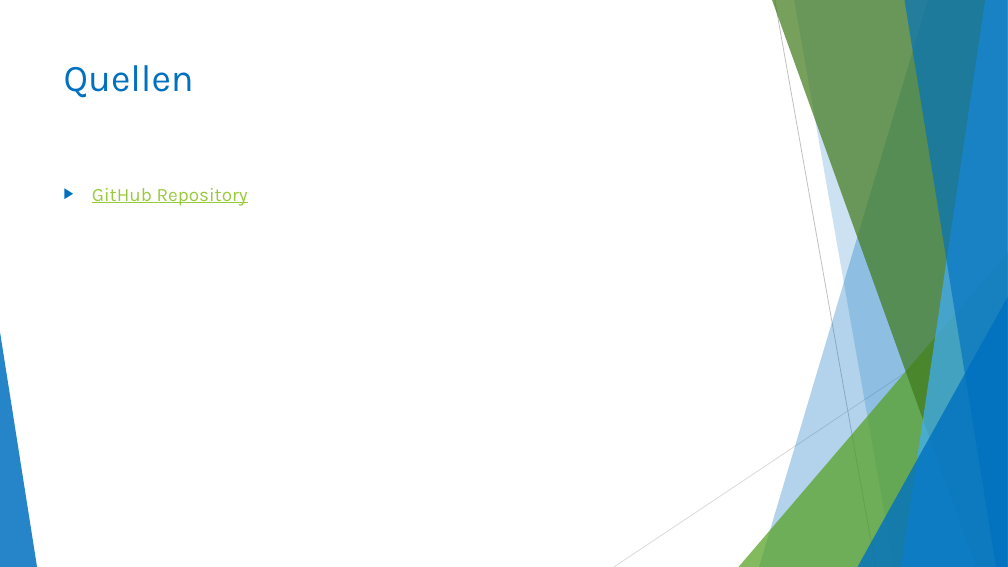
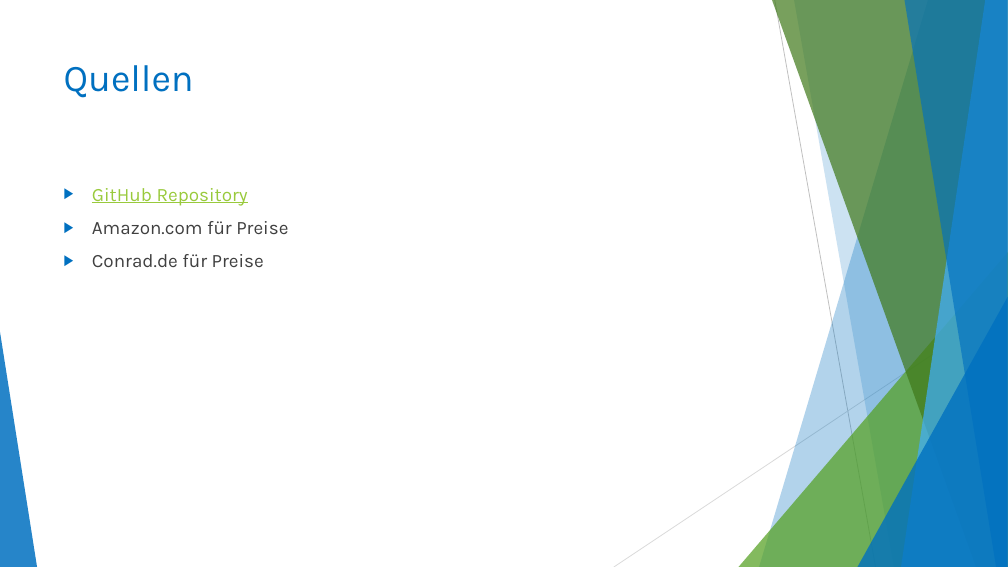
Before and after one commit to dariorthan/ESP32_NetworkFaultTester, a slide deck: slide 12 of CodeDoku/NetworkFaultTester_CodeOverview.pptx (slide 10 before the commit). Drawn at 1008x567 pixels with LibreOffice and Linux fonts; fonts in the diff are those of the drawing. Boxes give left, top, right and bottom in pixels: in the first picture for what was removed or moved away, otherwise in the second. Text is boxed around its words. In the diff, an @@ line names an element or a change of style, - is before the commit and + after.

```diff
--- a/CodeDoku/NetworkFaultTester_CodeOverview.pptx
+++ b/CodeDoku/NetworkFaultTester_CodeOverview.pptx
@@ text at [92,221,288,267]: paragraphs added @@
+▶ Amazon.com für Preise
+▶ Conrad.de für Preise
```
Also in this commit, not shown: 7 other slides changed, 3 slides added, 1 slide removed.
